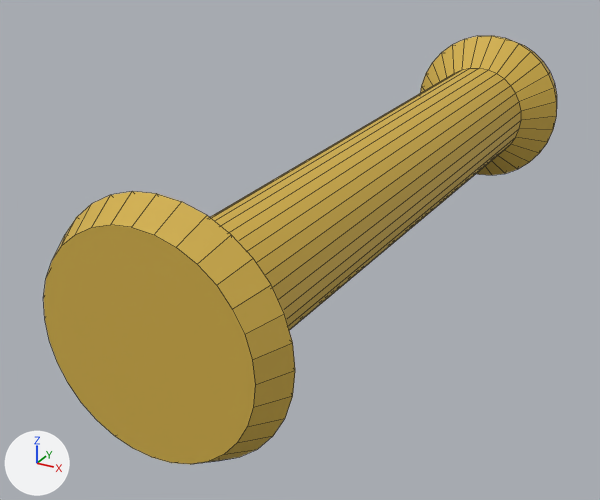
An edit to the OBJ model PA10/models/spring.obj, drawn before and after from the same camera.
Before and after are seen from a camera (50 mm lens) standing at (3.31, -7.85, 3.74) and looking at (-0.63, -0.69, 0.16). Arrows for +X, +Y and +Z are at lower left; the lights stay in place. Mesh edges are drawn as thin lines. Where no turn or scale is listed for an object, it has been applied to the vertices.

Script lines for the objects in view, before the commit:
```python
mat_material = principled_material('Material')
mat_material.base_color = (0.641, 0.427, 0.0619)  # yellow #d1af46
mat_material.roughness = 0.69
me_cylinder = bpy.data.meshes.new('Cylinder')
me_cylinder.from_pydata(...)  # 192 vertices, 162 faces; spans x -1.04..1.04, y -4.06..4.06, z -0.2..1.88
me_cylinder.materials.append(mat_material)  # yellow #d1af46
ob_cylinder = bpy.data.objects.new('Cylinder', me_cylinder)
ob_cylinder.location = (0.0, 0.0, 0.0)
```
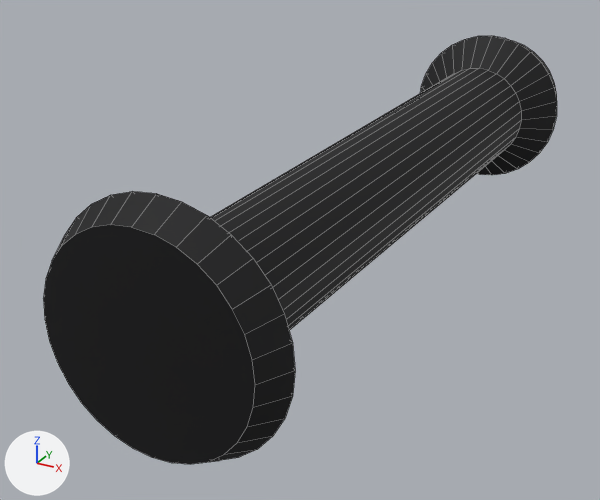
The newer file is also rescaled (x1.366), turned or shifted as a whole; pictures and numbers use the older file's frame.

Pixel boxes (x1, y1, x2, y2) of what changed, in the pictures (600 x 500 px):
'Cylinder', surface changed, mesh mirrored (yellow to black): (43, 36, 557, 464) in both

The change, as a list of edits to the scene's bpy script:
```text
Add img_a5p0smu_jpg:
    img_a5p0smu_jpg = load_image('A5P0sMU.jpg', 'A5P0sMU.jpg', 1920, 1080, 'sRGB')
Change mat_material:
    remove mat_material.base_color = (0.641, 0.427, 0.0619)  # yellow #d1af46
    add mat_material.texture = img_a5p0smu_jpg
Change me_cylinder:
    where me_cylinder.from_pydata(...)  # 192 vertices, 162 faces; spans x -1.04..1.04, y -4.06..4.06, z -0.2..1.88
    used by ob_cylinder; location = (0.0, 0.0, 0.0)
    me_cylinder part 1: the whole mesh is mirrored in x about its middle
```
